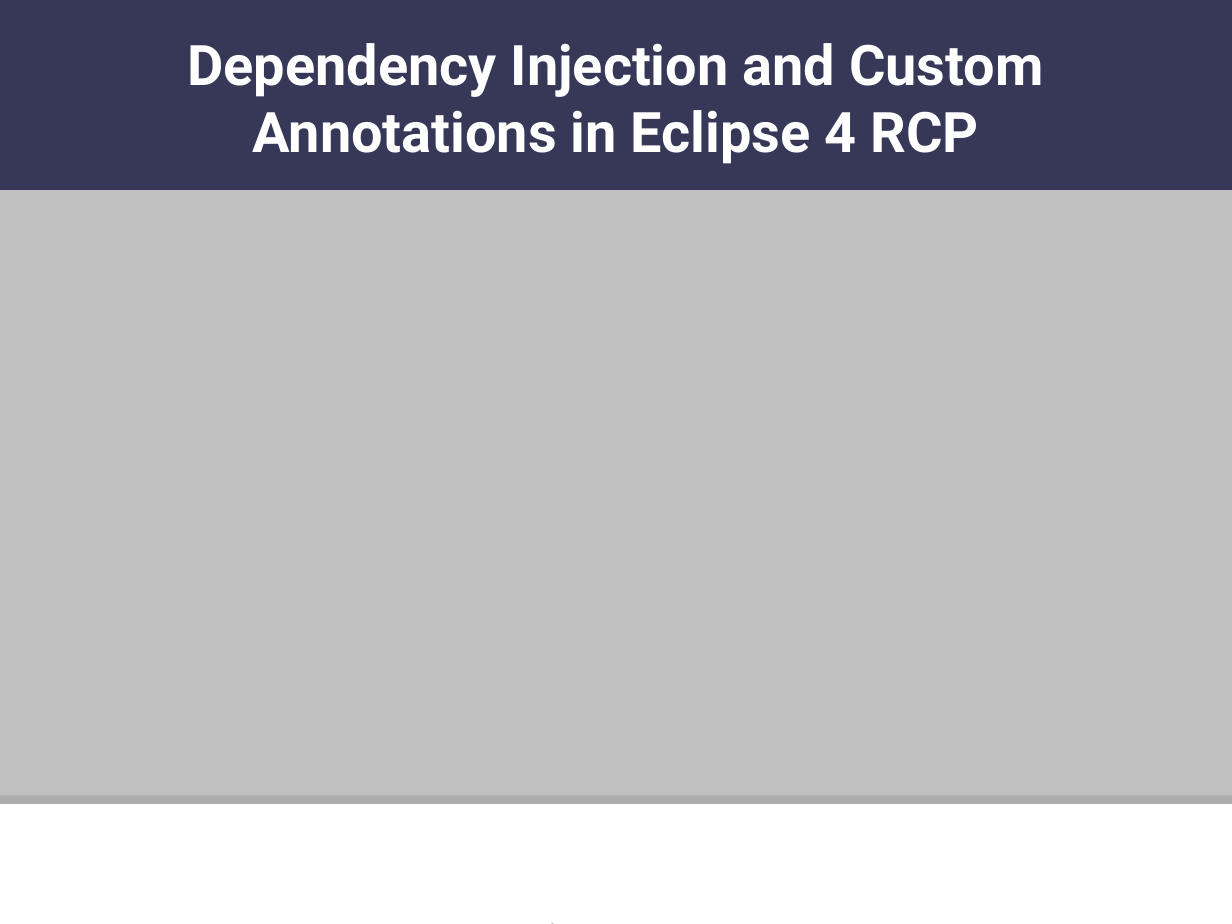
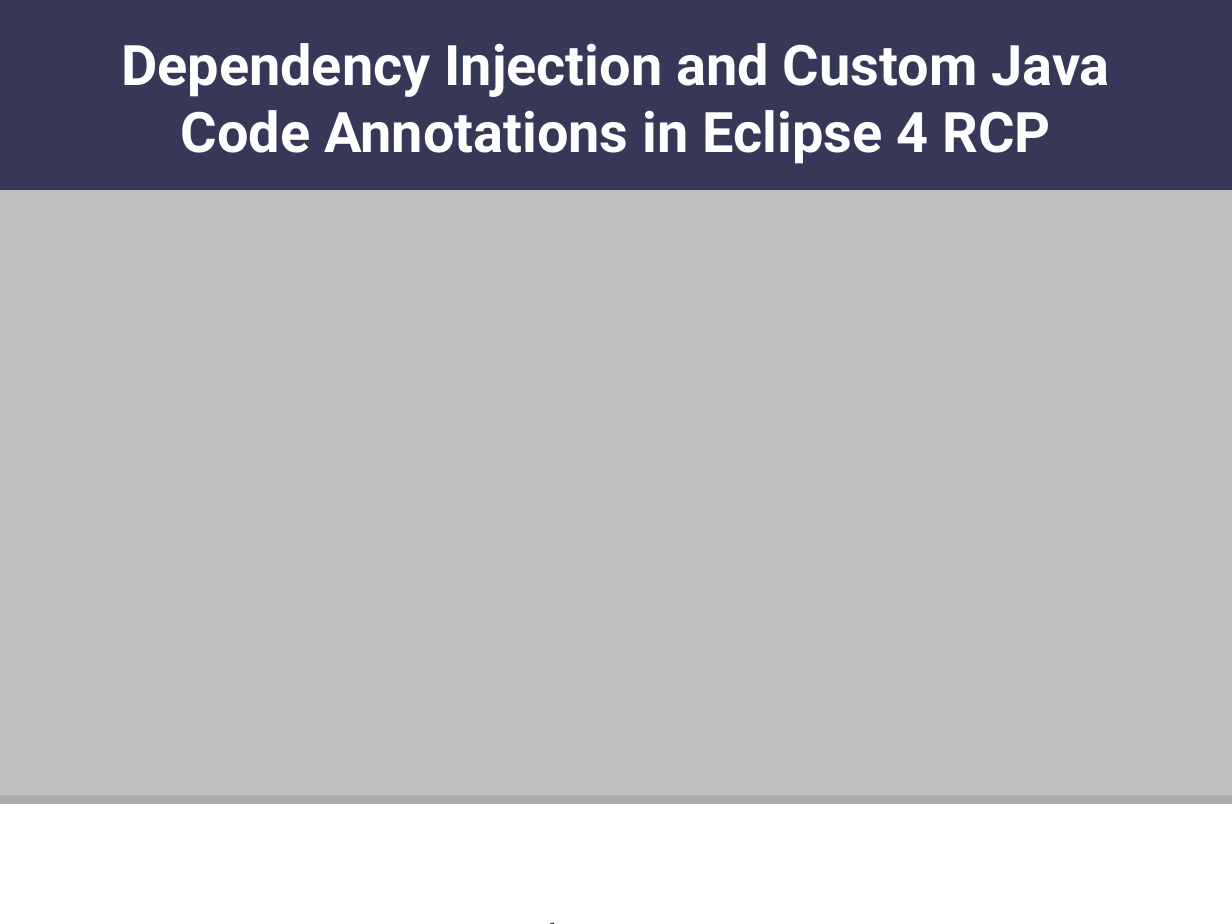
Before and after one commit to skylenewman/huntsville-efd-presentations, a slide deck: slide 1 of presentations/003-dependency-injection-custom-annotations/dependency-injection-custom-annotation.odp. Drawn at 1232x924 pixels with LibreOffice and Linux fonts; fonts in the diff are those of the drawing; background and template pictures are left out. Boxes give left, top, right and bottom in pixels: in the first picture for what was removed or moved away, otherwise in the second. Text is boxed around its words. In the diff, an @@ line names an element or a change of style, - is before the commit and + after.

```diff
--- a/presentations/003-dependency-injection-custom-annotations/dependency-injection-custom-annotation.odp
+++ b/presentations/003-dependency-injection-custom-annotations/dependency-injection-custom-annotation.odp
@@ title at (121, 43, 1110, 164): text changed @@
-Dependency Injection and Custom Annotations in Eclipse 4 RCP
+Dependency Injection and Custom Java Code Annotations in Eclipse 4 RCP
```
Also in this commit, not shown: 19 other slides changed, 4 slides added, 5 slides removed, 4 other files.
